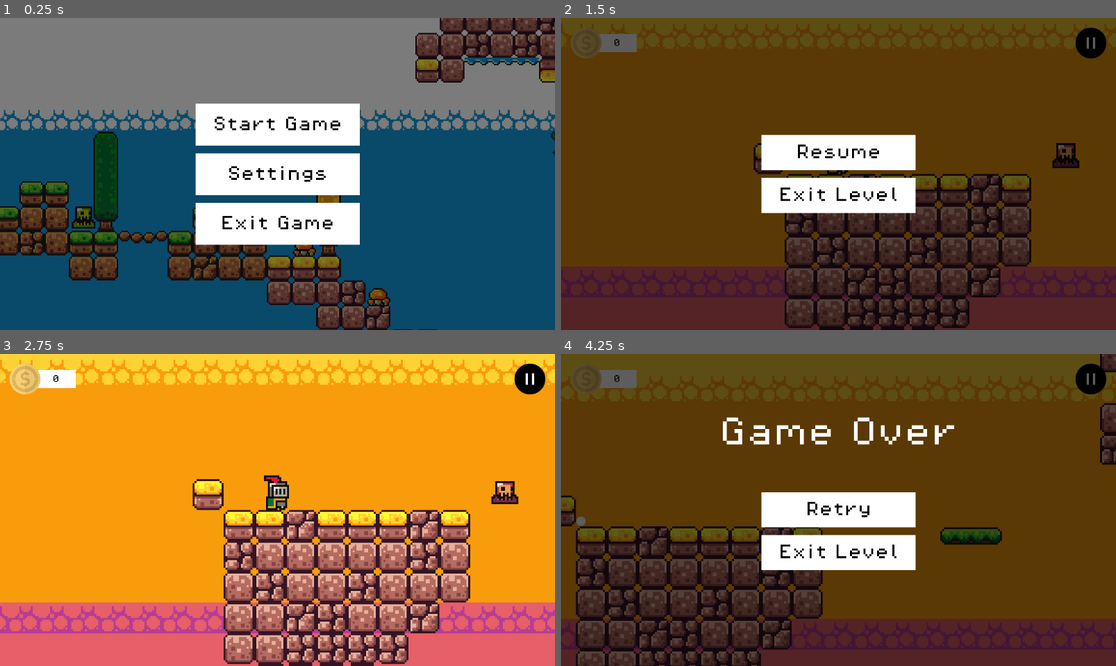
Above: before the commit, frames 1-4 (two rows, left to right).
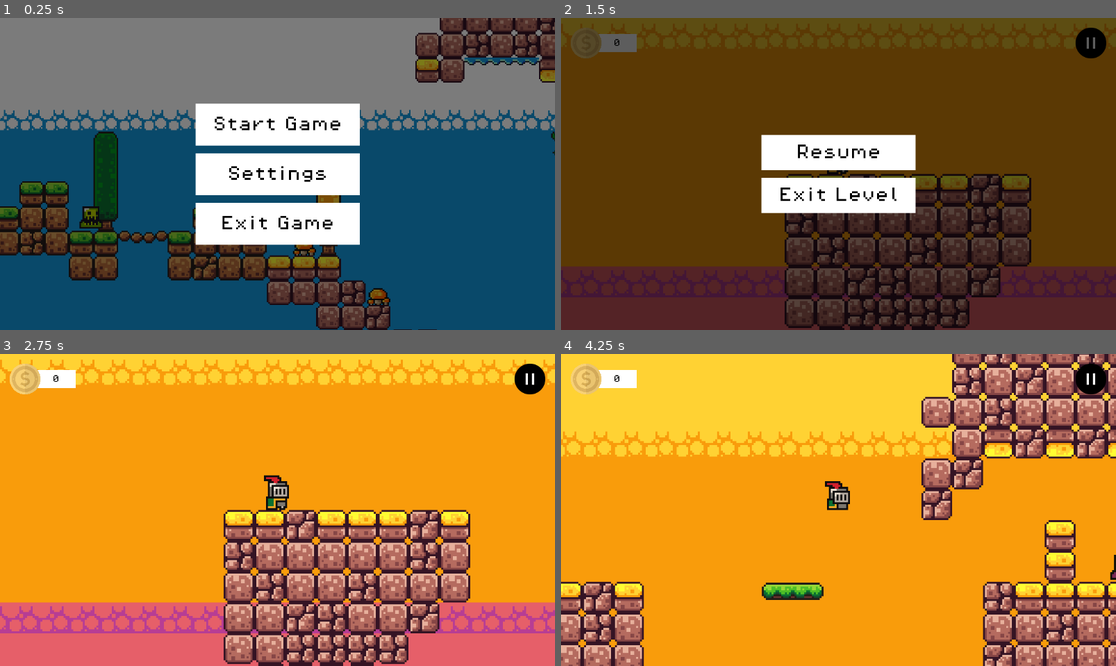
Above: after the commit, the same moments.

Repository: ImadSaddik/FirstGodotGame
Game: Godot game, scene res://scenes/start_screen_ui.tscn
The game is run twice, just before and just after one commit, with the same random seed, the same clock (stepped at 60 frames per second) and the same inputs.
Inputs (mouse positions are in pixels of both pictures, inside the frame that each line leads up to):
- Up to frame 1 (0.25 s): no input
- Up to frame 2 (1.5 s): click "Start Game" at 0.5 s; click (1088, 42) at 1.25 s
- Up to frame 3 (2.75 s): click "Resume" at 2 s
- Up to frame 4 (4.25 s): hold Right (move_right) from 2.78 s (still down); tap E (hit) at 2.85, 3.6 s; tap Space (jump) at 3.02, 3.77 s

The runs differ from the first frame. In frame 1, 0.2% of the frame differs, in the area x 12-19%, y 60-68%; in frame 2, 0.5%; in frame 3, 0.8%; in frame 4, 99%, in the area x 0-100%, y 0-100%.

Commit message:
Removed test slime and activated the movement back to enemies

Diff:
--- a/scenes/level_2.tscn
+++ b/scenes/level_2.tscn
@@ -289,7 +289,7 @@
 layer_0/name = "Background"
 layer_0/tile_data = PackedInt32Array(-1638409, 65536, 11, -1572873, 65536, 11, -1507337, 65536, 11, -1441801, 65536, 11 …(114563 unchanged characters)…
 layer_1/name = "MidGround"
-layer_1/tile_data = PackedInt32Array(196602, 262144, 0, 1966 …(19077 unchanged characters)… , -196555, 262144, 0, -131019, 327680, 1, 131065, 262144, 0)
+layer_1/tile_data = PackedInt32Array(196602, 262144, 0, 1966 …(19077 unchanged characters)… , -196555, 262144, 0, -131019, 327680, 1)
 
 [node name="Player" parent="." instance=ExtResource("4_7c6ot")]
 unique_name_in_owner = true
@@ -383,10 +383,6 @@
 
 [node name="HellSlime" parent="Enemies" instance=ExtResource("8_ktl8p")]
 position = Vector2(265, 32)
-slimeBallScene = ExtResource("9_3irey")
-
-[node name="HellSlime7" parent="Enemies" instance=ExtResource("8_ktl8p")]
-position = Vector2(50, 30)
 slimeBallScene = ExtResource("9_3irey")
 
 [node name="HellSlime2" parent="Enemies" instance=ExtResource("8_ktl8p")]
@@ -453,7 +449,6 @@
 
 [connection signal="player_won" from="WinZone" to="GameManager" method="_on_player_won"]
 [connection signal="player_died" from="Enemies/HellSlime" to="GameManager" method="_on_player_died"]
-[connection signal="player_died" from="Enemies/HellSlime7" to="GameManager" method="_on_player_died"]
 [connection signal="player_died" from="Enemies/HellSlime2" to="GameManager" method="_on_player_died"]
 [connection signal="player_died" from="Enemies/HellSlime3" to="GameManager" method="_on_player_died"]
 [connection signal="player_died" from="Enemies/HellSlime4" to="GameManager" method="_on_player_died"]
--- a/scripts/slime.gd
+++ b/scripts/slime.gd
@@ -34,7 +34,7 @@
 		movementDirection = -1 if isUpsideDown else 1
 		animatedSprite.flip_h = false
 
-	#position.x += movementDirection * SLIME_SPEED * delta
+	position.x += movementDirection * SLIME_SPEED * delta
 
 
 func shoot_ball() -> void:
